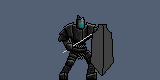
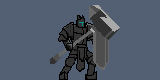
Revision of a layered w=160, h=80 image; what changed, layer by layer:
painted on "Right Arm #0" over [60, 22, 74, 50]
removed layer "Right Arm Fill #0" from group "0" over [60, 23, 73, 50]
painted on "Weapon #0" over [49, 5, 121, 73]
moved "Shield #0" above "Right Leg #0", painted on it over [90, 12, 114, 76]
painted on "Right Leg #0" over [60, 50, 77, 79]
removed layer "Right Leg Fill #0" from group "0" over [60, 51, 77, 79]
painted on "Body #0" over [70, 15, 97, 72]
removed layer "Body Fill #0" from group "0" over [71, 16, 88, 59]
painted on "Left Leg #0" over [84, 51, 97, 80]
removed layer "Left Leg Fill #0" from group "0" over [84, 51, 97, 79]
painted on "Left Arm #0" over [86, 23, 103, 49]
removed layer "Left Arm Fill #0" from group "0" over [87, 23, 102, 39]
